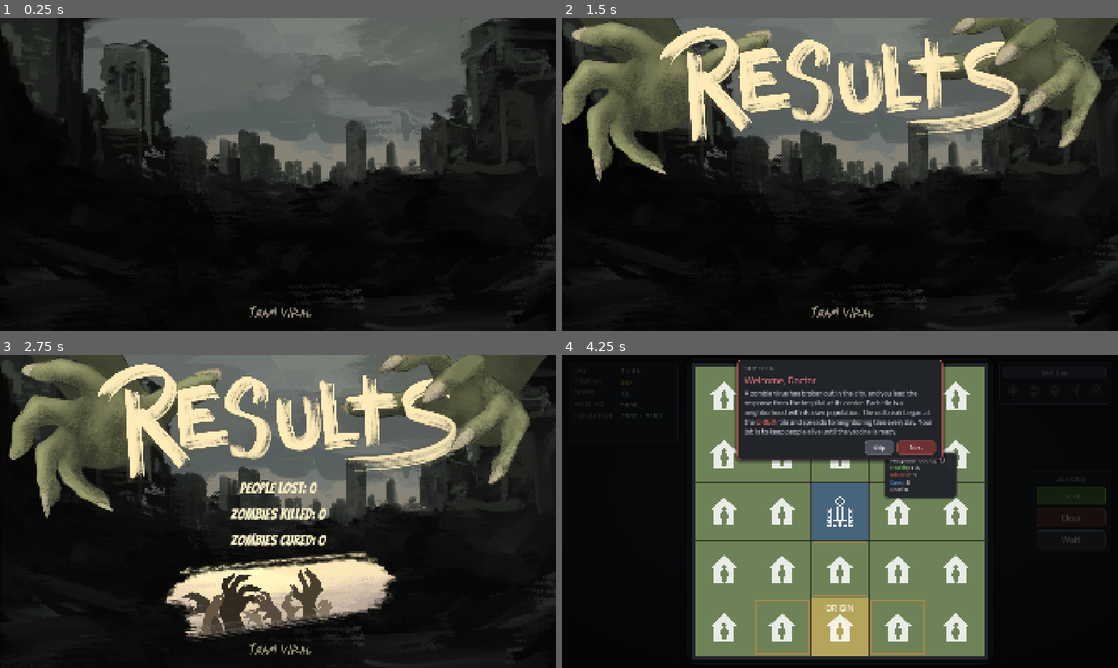
Above: before the commit, frames 1-4 (two rows, left to right).
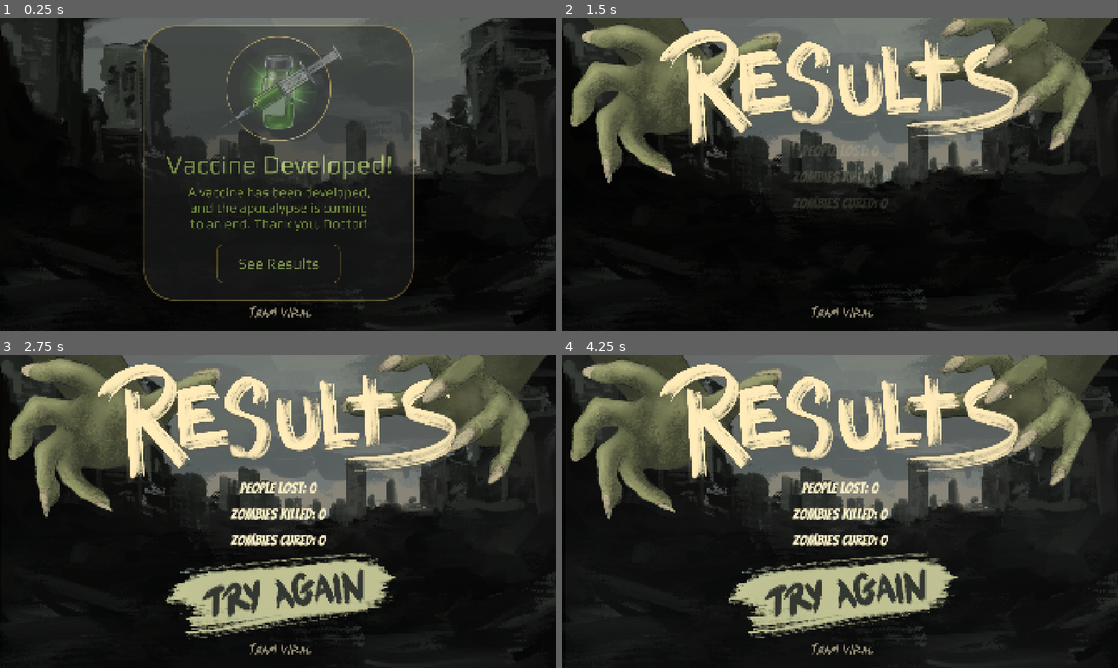
Above: after the commit, the same moments.

Repository: yuleedev/sgai-26
Game: Godot game, scene res://scenes/end_screen.tscn
Same seed, same stepped clock (60 frames per second), same inputs: the game is played once before the commit and once after it. This scene is started directly instead of the project's main scene. Sound files missing from this copy of the repository are replaced by a short silence.
Inputs (mouse positions are in pixels of both pictures, inside the frame that each line leads up to):
- Up to frame 1 (0.25 s): no input
- Up to frame 2 (1.5 s): click (840, 262) at 0.52 s; tap Enter (ui_accept) at 1.25 s; move the mouse to (962, 158) at 1.27 s; click (962, 158) at 1.42 s
- Up to frame 3 (2.75 s): tap Enter (ui_accept) at 1.52, 2.27 s; move the mouse to (166, 527) at 2.02 s; click (166, 527) at 2.17 s
- Up to frame 4 (4.25 s): move the mouse to (895, 442) at 2.77 s; click (895, 442) at 2.92 s; click (878, 448) at 3.5 s, where only the run before the commit has a clickable "Skip"

The runs differ from the first frame. In frame 1, 19% of the frame differs, in the area x 25-75%, y 2-91%; in frame 2, 11%; in frame 3, 7.1%; in frame 4, 68%, in the area x 0-100%, y 0-100%.

Commit message:
included vaccine ui
once game ends, shows vaccine developed to announce that the game has ended before showing the end screen results

Diff:
--- a/scenes/end_screen.tscn
+++ b/scenes/end_screen.tscn
@@ -5,9 +5,12 @@
 [ext_resource type="Texture2D" uid="uid://bsh6tbn6n3jbd" path="res://assets/end screen/hover try again button.png" id="3_22ape"]
 [ext_resource type="Texture2D" uid="uid://bpg3s6dc00qnk" path="res://assets/start screen/fog.png" id="3_oy4mr"]
 [ext_resource type="Texture2D" uid="uid://bg63t5ukncrjl" path="res://assets/start screen/left hand.PNG" id="4_wledr"]
+[ext_resource type="Texture2D" uid="uid://du4hpgp3oiim1" path="res://assets/vaccine ui/normal vaccine button.PNG" id="5_016ls"]
 [ext_resource type="Texture2D" uid="uid://cmsowwwabjdrl" path="res://assets/start screen/right hand.PNG" id="5_goktl"]
+[ext_resource type="Texture2D" uid="uid://c73wtf4oipidd" path="res://assets/vaccine ui/hover vaccine button.PNG" id="6_33qqg"]
 [ext_resource type="Texture2D" uid="uid://clmdh3vblq215" path="res://assets/end screen/title.png" id="6_t3chd"]
 [ext_resource type="Texture2D" uid="uid://bkaj3dhyg3ahg" path="res://assets/start screen/fingers.PNG" id="7_016ls"]
+[ext_resource type="Texture2D" uid="uid://dyn8roseq3ftr" path="res://assets/vaccine ui/pressed vaccine button.PNG" id="7_hxk3r"]
 [ext_resource type="Texture2D" uid="uid://cytag7rfxmj2e" path="res://assets/end screen/normal try again button.png" id="8_22ape"]
 [ext_resource type="Texture2D" uid="uid://b33w2fon5ncp0" path="res://assets/start screen/press start button.PNG" id="9_hxk3r"]
 [ext_resource type="Texture2D" uid="uid://dfi7b1h0j5h3m" path="res://assets/start screen/1.PNG" id="10_17b70"]
@@ -22,10 +25,21 @@
 [ext_resource type="Texture2D" uid="uid://dd1705hwou88l" path="res://assets/start screen/10.PNG" id="19_bf2dx"]
 [ext_resource type="AudioStream" uid="uid://c3fisaxxpnjlw" path="res://assets/audio/startbutton.mp3" id="20_2a1eq"]
 [ext_resource type="AudioStream" uid="uid://diey2gm4piliy" path="res://assets/audio/armsin.mp3" id="21_armsin"]
+[ext_resource type="Texture2D" uid="uid://bwndvxcdgmf45" path="res://assets/vaccine ui/vaccine ui.PNG" id="24_17b70"]
 
 [sub_resource type="StyleBoxEmpty" id="StyleBoxEmpty_f4i33"]
 
 [sub_resource type="StyleBoxEmpty" id="StyleBoxEmpty_oljci"]
+
+[sub_resource type="StyleBoxEmpty" id="StyleBoxEmpty_0y1wb"]
+
+[sub_resource type="StyleBoxEmpty" id="StyleBoxEmpty_i1dny"]
+
+[sub_resource type="StyleBoxEmpty" id="StyleBoxEmpty_mk8m1"]
+
+[sub_resource type="StyleBoxEmpty" id="StyleBoxEmpty_jodks"]
+
+[sub_resource type="StyleBoxEmpty" id="StyleBoxEmpty_i6udw"]
 
 [node name="EndScene" type="Control" unique_id=1367247054]
 layout_mode = 3
@@ -34,6 +48,8 @@
 try_again_normal_texture = ExtResource("8_22ape")
 try_again_hover_texture = ExtResource("3_22ape")
 try_again_pressed_texture = ExtResource("9_hxk3r")
+vaccine_hover_texture = ExtResource("6_33qqg")
+vaccine_pressed_texture = ExtResource("7_hxk3r")
 
 [node name="Background" type="TextureRect" parent="." unique_id=1483856364]
 layout_mode = 0
@@ -186,6 +202,34 @@
 theme_override_styles/normal = SubResource("StyleBoxEmpty_f4i33")
 theme_override_styles/hover = SubResource("StyleBoxEmpty_oljci")
 
+[node name="VaccineUI" type="TextureRect" parent="." unique_id=423159240]
+layout_mode = 0
+offset_left = 2.0
+offset_top = -39.0
+offset_right = 1922.0
+offset_bottom = 1041.0
+texture = ExtResource("24_17b70")
+
+[node name="VaccineArt" type="TextureRect" parent="." unique_id=870556505]
+layout_mode = 0
+offset_left = 2.0
+offset_top = -39.0
+offset_right = 1922.0
+offset_bottom = 1041.0
+texture = ExtResource("5_016ls")
+
+[node name="VaccineButton" type="Button" parent="." unique_id=327037012]
+layout_mode = 0
+offset_left = 747.0
+offset_top = 780.0
+offset_right = 1176.0
+offset_bottom = 914.0
+theme_override_styles/normal = SubResource("StyleBoxEmpty_0y1wb")
+theme_override_styles/pressed = SubResource("StyleBoxEmpty_i1dny")
+theme_override_styles/hover = SubResource("StyleBoxEmpty_mk8m1")
+theme_override_styles/disabled = SubResource("StyleBoxEmpty_jodks")
+theme_override_styles/focus = SubResource("StyleBoxEmpty_i6udw")
+
 [node name="StartGameSound" type="AudioStreamPlayer" parent="." unique_id=1712347803]
 stream = ExtResource("20_2a1eq")
 volume_db = -25.0
--- a/scripts/ui/end_screen.gd
+++ b/scripts/ui/end_screen.gd
@@ -36,6 +36,14 @@
 @export var try_again_pressed_texture: Texture2D
 @export var try_again_animation_time := 0.7
 
+# vaccine ui
+@onready var vaccine_ui: TextureRect = $VaccineUI
+@onready var vaccine_art: TextureRect = $VaccineArt
+@onready var vaccine_button: Button = $VaccineButton
+@export var vaccine_normal_texture: Texture2D
+@export var vaccine_hover_texture: Texture2D
+@export var vaccine_pressed_texture: Texture2D
+
 # store starting info
 var bg_start_pos: Vector2
 var bg_start_scale: Vector2
@@ -60,6 +68,7 @@
 
 var is_pressing_try_again := false
 var is_transitioning := false
+var is_pressing_vaccine := false
 
 # showing scores
 const FONT: FontFile = preload("res://assets/Bangers-Regular.ttf")
@@ -114,6 +123,37 @@
 	zombies_killed.modulate.a = 0.0
 	zombies_cured.modulate.a = 0.0
 
+	vaccine_ui.modulate.a = 0.0
+	vaccine_art.modulate.a = 0.0
+	vaccine_button.modulate.a = 0.0
+
+	vaccine_button.mouse_entered.connect(_on_vaccine_button_mouse_entered)
+	vaccine_button.mouse_exited.connect(_on_vaccine_button_mouse_exited)
+	vaccine_button.pressed.connect(_on_vaccine_button_pressed)
+
+	show_vaccine_screen()
+
+func show_vaccine_screen() -> void:
+	var tween = create_tween()
+	tween.set_parallel(true)
+	# fade in
+	tween.tween_property(fade_overlay, "modulate:a", 0.0, 1.0)
+	tween.tween_property(background, "modulate:a", 1.0, 0.5)
+
+	tween.tween_property(vaccine_ui, "modulate:a", 1.0, 0.5)
+	tween.tween_property(vaccine_art, "modulate:a", 1.0, 0.5)
+	tween.tween_property(vaccine_button, "modulate:a", 1.0, 0.5)
+
+func setup_results() -> void:
+	var tween = create_tween()
+	tween.set_parallel(true)
+	$VaccineUI.mouse_filter = Control.MOUSE_FILTER_IGNORE
+	$VaccineArt.mouse_filter = Control.MOUSE_FILTER_IGNORE
+	$VaccineButton.mouse_filter = Control.MOUSE_FILTER_IGNORE
+	tween.tween_property(vaccine_ui, "modulate:a", 0.0, 0.5)
+	tween.tween_property(vaccine_art, "modulate:a", 0.0, 0.5)
+	tween.tween_property(vaccine_button, "modulate:a", 0.0, 0.5)
+
 	# offset initial position before motion
 	title.position += Vector2(0,-80)
 	try_again_art.scale = Vector2(1.02, 1.02)
@@ -153,12 +193,7 @@
 	var tween := create_tween()
 	tween.set_parallel(true)
 
-	# fade in
-	tween.tween_property(fade_overlay, "modulate:a", 0.0, 1.0)
-	tween.tween_property(background, "modulate:a", 1.0, 0.6)
-
 	# wait for these animations to finish
-	await tween.finished
 	await animate_title_intro()
 	await animate_hands_intro()
 
@@ -276,6 +311,22 @@
 		tween_back.tween_property(fog, "position", fog_start_pos, 4.0).set_trans(Tween.TRANS_LINEAR)
 		tween_back.tween_property(fog, "modulate:a", 0.5, 4.0)
 		await tween_back.finished
+
+func _on_vaccine_button_mouse_entered() -> void:
+	if is_pressing_vaccine:
+		return
+	vaccine_art.texture = vaccine_hover_texture
+
+func _on_vaccine_button_mouse_exited() -> void:
+	if is_pressing_vaccine:
+		return
+	vaccine_art.texture = vaccine_normal_texture
+
+func _on_vaccine_button_pressed() -> void:
+	if is_pressing_vaccine:
+		return
+	vaccine_art.texture = vaccine_pressed_texture
+	setup_results()
 
 func _on_try_again_button_mouse_entered() -> void:
 	if is_pressing_try_again or is_transitioning:
Binary file added: assets/vaccine ui/hover vaccine button.PNG
Not shown, added: assets/vaccine ui/hover vaccine button.PNG.import
Binary file added: assets/vaccine ui/normal vaccine button.PNG
Not shown, added: assets/vaccine ui/normal vaccine button.PNG.import
Binary file added: assets/vaccine ui/pressed vaccine button.PNG
Not shown, added: assets/vaccine ui/pressed vaccine button.PNG.import
Binary file added: assets/vaccine ui/vaccine ui.PNG
Not shown, added: assets/vaccine ui/vaccine ui.PNG.import
